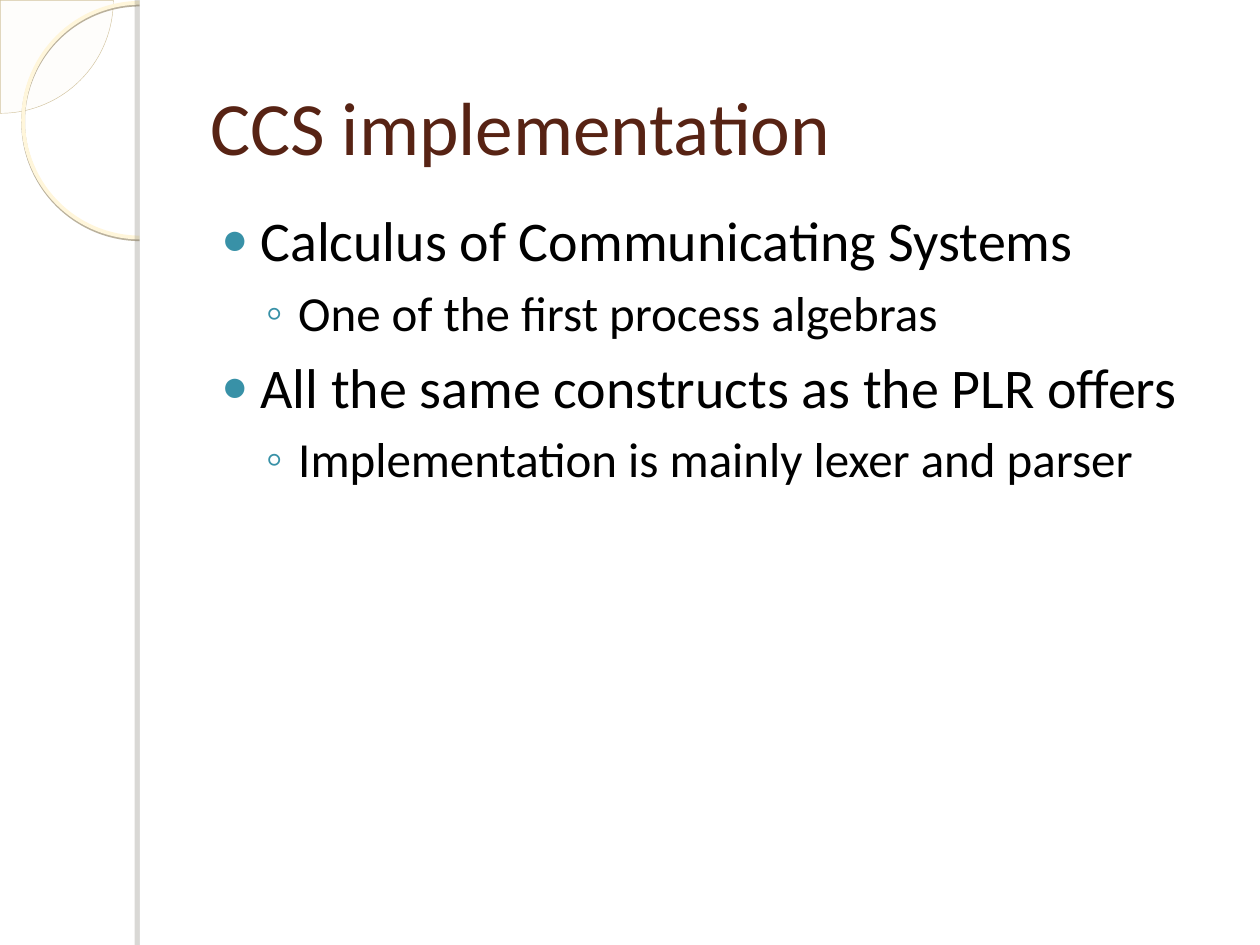
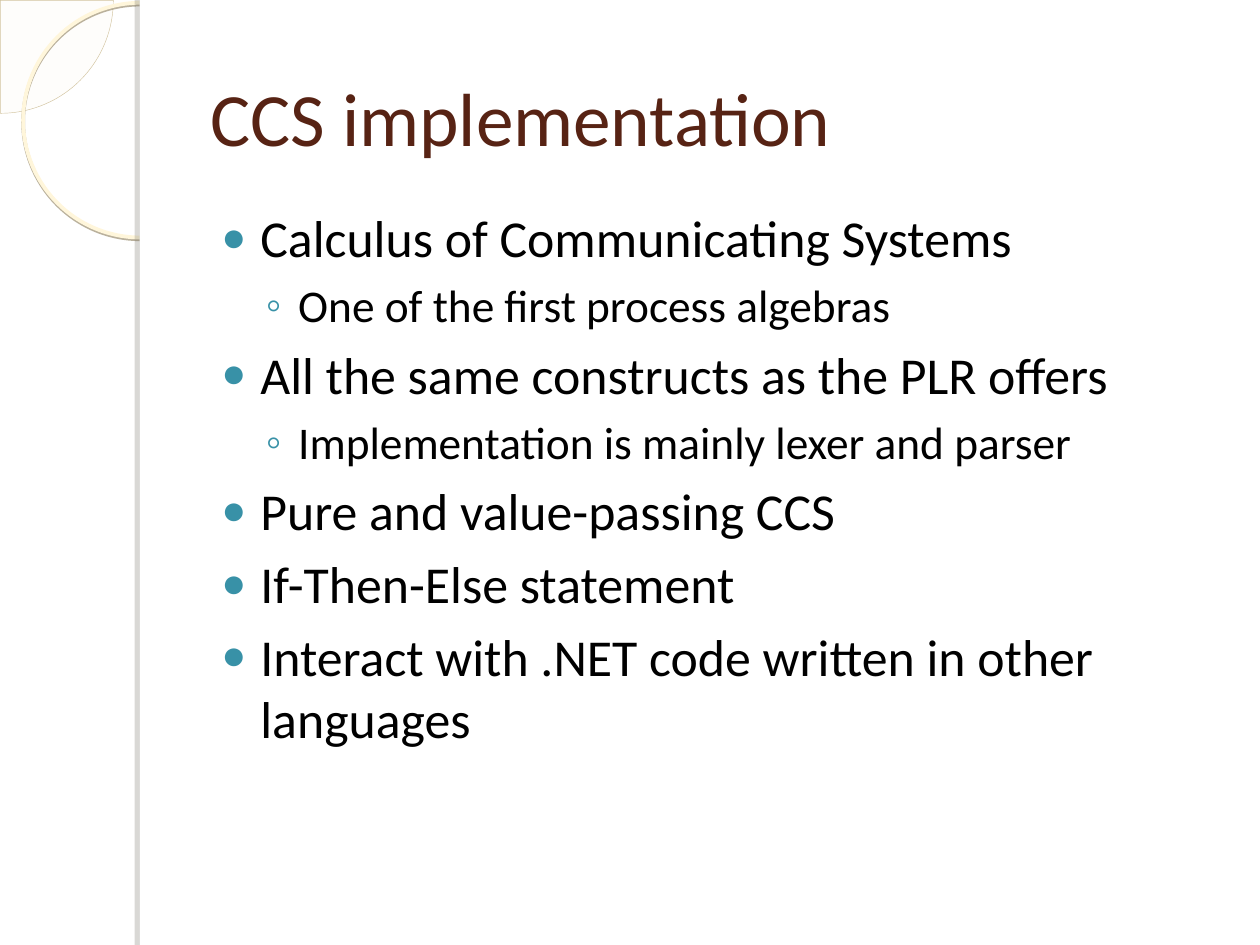
Before and after one commit to einaregilsson/Process-Language-Runtime, a slide deck: slide 14 of presentation.ppt. Drawn at 1260x945 pixels with LibreOffice and Linux fonts; fonts in the diff are those of the drawing; background and template pictures are left out. Boxes give left, top, right and bottom in pixels: in the first picture for what was removed or moved away, otherwise in the second. Text is boxed around its words. In the diff, an @@ line names an element or a change of style, - is before the commit and + after.

```diff
--- a/presentation.ppt
+++ b/presentation.ppt
@@ title "CCS implementation": place and size @@
-title "CCS implementation" at <box>210,102,830,167</box>
+title "CCS implementation" at <box>210,93,830,158</box>
@@ text at <box>260,221,1107,467</box>: size 32 to 29.6 pt in "Calculus of Communicating Systems", "All the same constructs as the PLR ..."; size 28 to 25.9 pt in "One of the first process algebras", "Implementation is mainly lexer and parser" @@
@@ text at <box>260,494,1093,747</box>: paragraphs added @@
+● Pure and value-passing CCS
+● If-Then-Else statement
+● Interact with .NET code written in other languages
```
Also in this commit, not shown: 4 other slides changed, 1 slide added.
